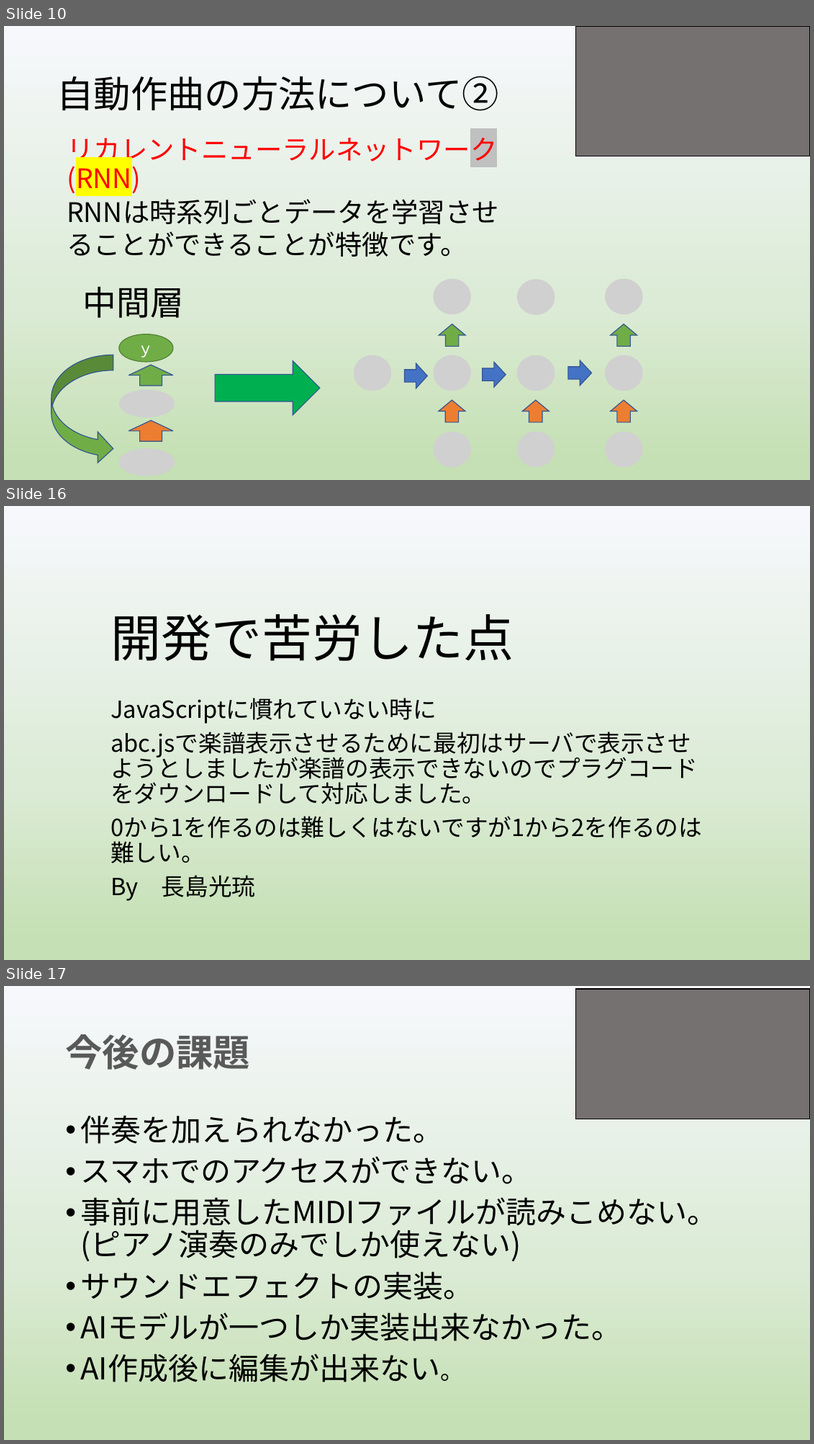
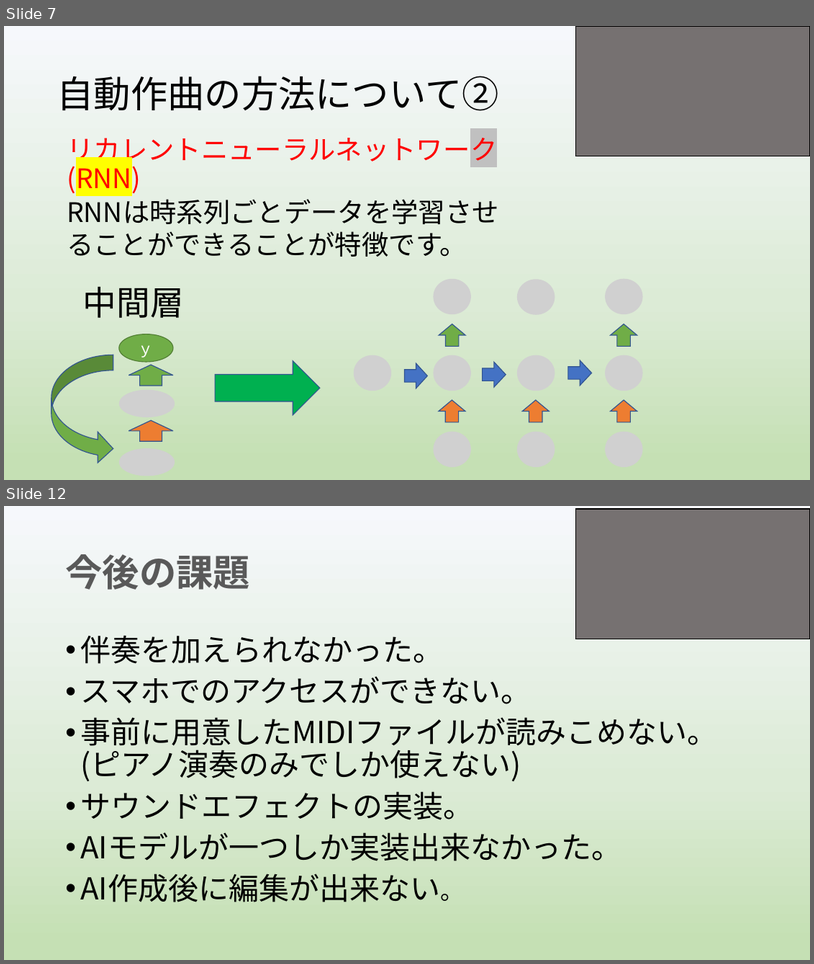
Before and after one commit to yoshitake266/bitComposer_prj, a slide deck: presentation/graduation/bit Composer3 .pptx. Shown one above the other, each under a label of ours: slides 10, 16 and 17 before the commit, slides 7 and 12 after it; the slides between them are not shown. The pictures are 814x1444 and 814x964 pixels, drawn with LibreOffice and Linux fonts; fonts in the diff are those of the drawing; grey boxes stand for pictures. Boxes give left, top, right and bottom in pixels: in the first picture for what was removed or moved away, otherwise in the second. Text is boxed around its words. In the diff, an @@ line names an element or a change of style, - is before the commit and + after.

```diff
--- a/presentation/graduation/bit Composer3 .pptx
+++ b/presentation/graduation/bit Composer3 .pptx
@@ slide 16 removed at (4,506,810,960), background gradient #F6F8FC to #DCEBD6 to #C5E0B4 @@
@@ title removed at (111,614,514,661) @@
-開発で苦労した点
@@ subtitle removed at (111,698,692,901) @@
-JavaScriptに慣れていない時に
-abc.jsで楽譜表示させるために最初はサーバで表示させようとしましたが楽譜の表示できないのでプラグコードをダウンロードして対応しました。
-0から1を作るのは難しくはないですが1から2を作るのは難しい。
-By 長島光琉
@@ what was slide 10 is now slide 7 @@
@@ what was slide 17 is now slide 12 @@
```
Also in this commit, not shown: 8 slides changed, 3 slides added, 5 other slides removed.
